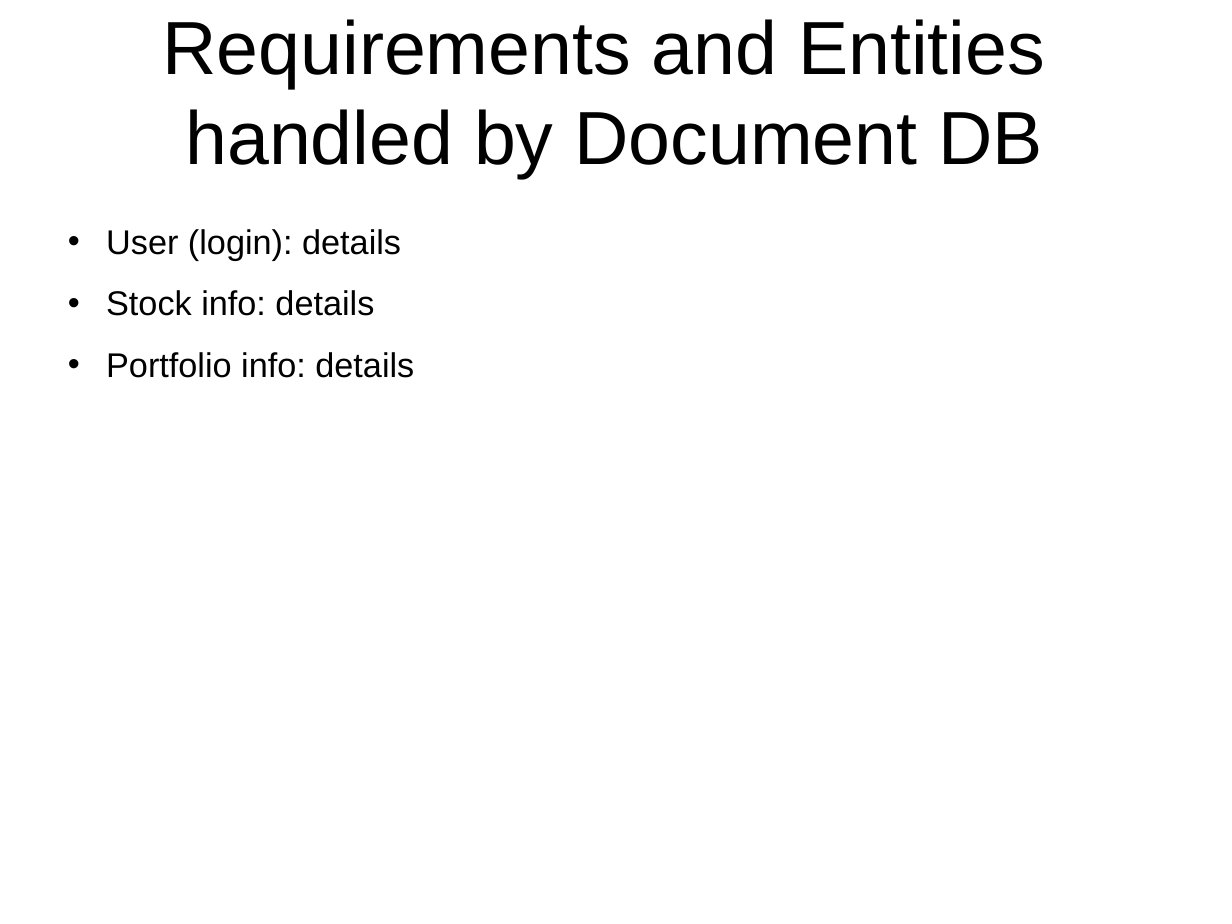
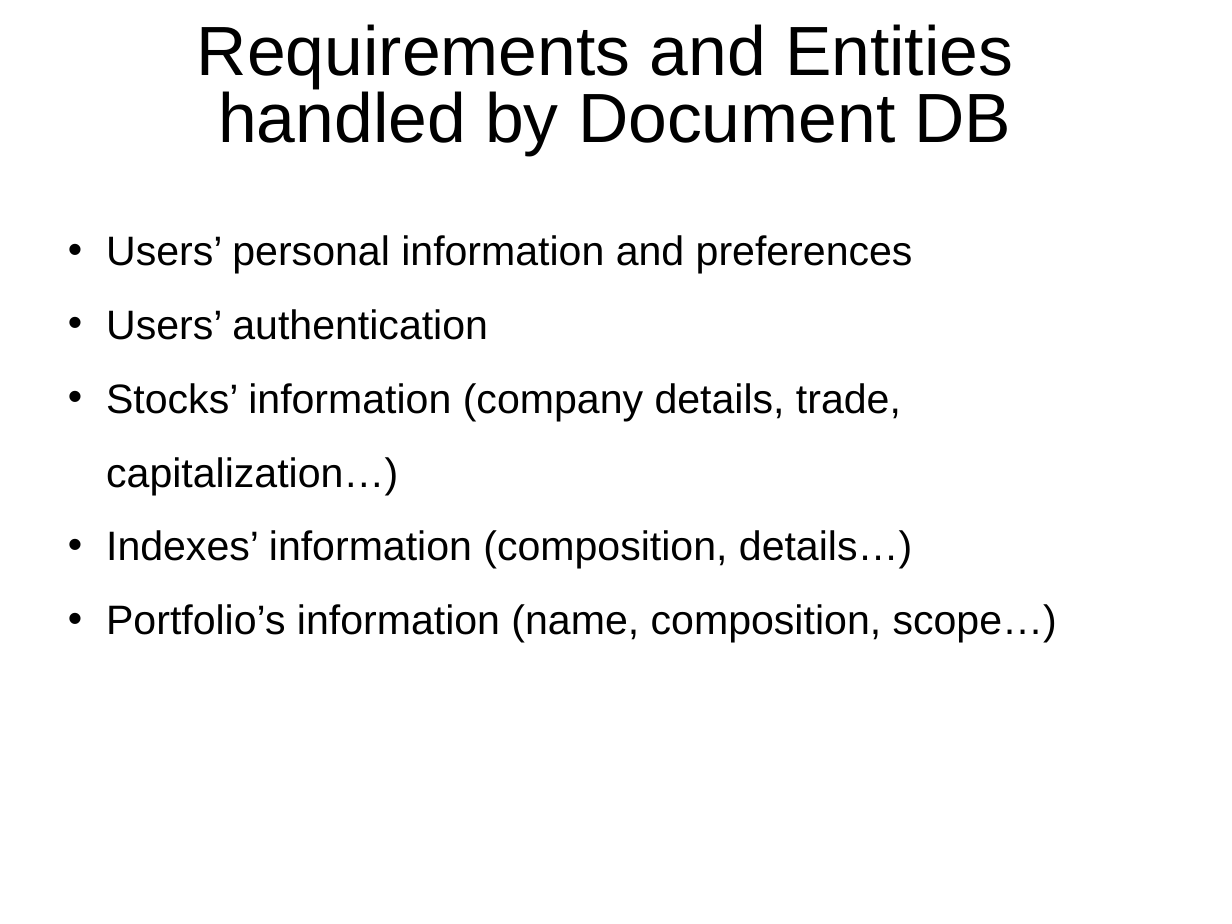
Before and after one commit to rambodrahmani/stocksim, a slide deck: slide 6 of documentation/stocksim_preliminary_presentation.pptx. Drawn at 1232x924 pixels with LibreOffice and Linux fonts; fonts in the diff are those of the drawing; background and template pictures are left out. Boxes give left, top, right and bottom in pixels: in the first picture for what was removed or moved away, otherwise in the second. Text is boxed around its words. In the diff, an @@ line names an element or a change of style, - is before the commit and + after.

```diff
--- a/documentation/stocksim_preliminary_presentation.pptx
+++ b/documentation/stocksim_preliminary_presentation.pptx
@@ text "Requirements and Entities handled by ..." at [197,24,1013,156]: size 44 to 40.7 pt; line spacing 1 to 0.8 @@
@@ text at [106,235,1057,643]: text changed; size 20 to 24 pt @@
-• User (login): details
-• Stock info: details
-• Portfolio info: details
+• Users’ personal information and preferences
+• Users’ authentication
+• Stocks’ information (company details, trade, capitalization…)
+• Indexes’ information (composition, details…)
+• Portfolio’s information (name, composition, scope…)
```
Also in this commit, not shown: 3 other slides changed, 2 other files.
